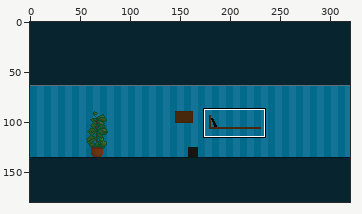
One commit to this sprite sheet: www/img/level1/frame-1-background.png. The picture above shows the old version from afar; the outline marks the close-up.
Close-up. First the earlier version:
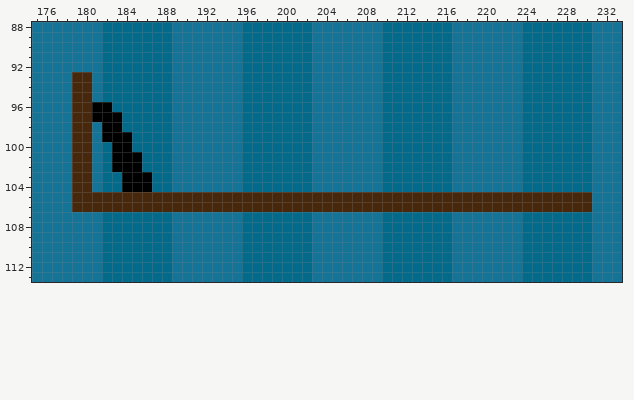
The file is 320x180 pixels. Colours within 5 levels of each other are drawn and written as one. Shown: x 175..233, y 88..113. The commit also changed other parts of the picture, which this record leaves out.
After the commit:
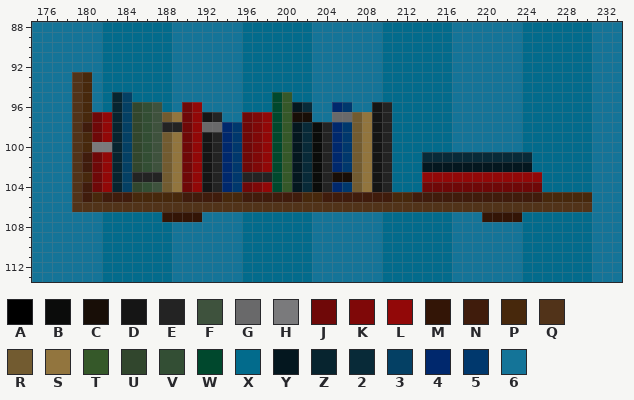
Palette (. is transparent): A #000000  B #0b0c0b  C #180e07  D #151515  E #232323  F #3e523d  G #69696a  H #7a7a7c  J #6f0808  K #7f0808  L #920808  M #331506  N #401c0c  P #47280c  Q #513319  R #725b30  S #92753e  T #355829  U #31462d  V #334e34  W #00482d  X #026b8c  Y #04171f  Z #07242f  2 #082a38  3 #044064  4 #00286d  5 #00386d  6 #147498
Changes in this commit:
Changed rows in their new state; - is an unchanged pixel.
first column x 179:
 93 Q---------------------------------------------------
 94 Q---------------------------------------------------
 95 Q---Z3--------------WT------------------------------
 96 Q-6XZ3UVF--JL-------WTY2--45--DE--------------------
 97 Q-JLZ3UVFRSJLDE--JKLWTCC--GGRSDE--------------------
 98 QNJLZ3UVFEEJLGG45JKLWTY2BE45RSDE--------------------
 99 Q-JLZ3UVFRSJLDE45JKLWTY2BE45RSDE--------------------
100 Q-HHZ3UVFRSJLDE45JKLWTY2BE45RSDE--------------------
101 QNJLZ3UVFRSJLDE45JKLWTY2BE45RSDE---22222222222------
102 QNJLZ3UVFRSJLDE45JKLWTY2BE45RSDE---YYYYYYYYYYY------
103 Q-JLZ3EEERSJLDE45EEEWTY2BECCRSDE---LLLLLLLLLLLL-----
104 QNJLZ3UVFRSJLDE45JKLWTY2BE45RSDE---JJJJJJJJJJJJ-----
105 QN-NNN-----NNNN--NNNNNN--NNNNNNN--NNNNNNNNNNNNN-----
106 QQQQQQQQQQQQQQQQQQQQQQQQQQQQQQQQQQQQQQQQQQQQQQQQQQQQ
107 ---------MMMM----------------------------MMMM-------
